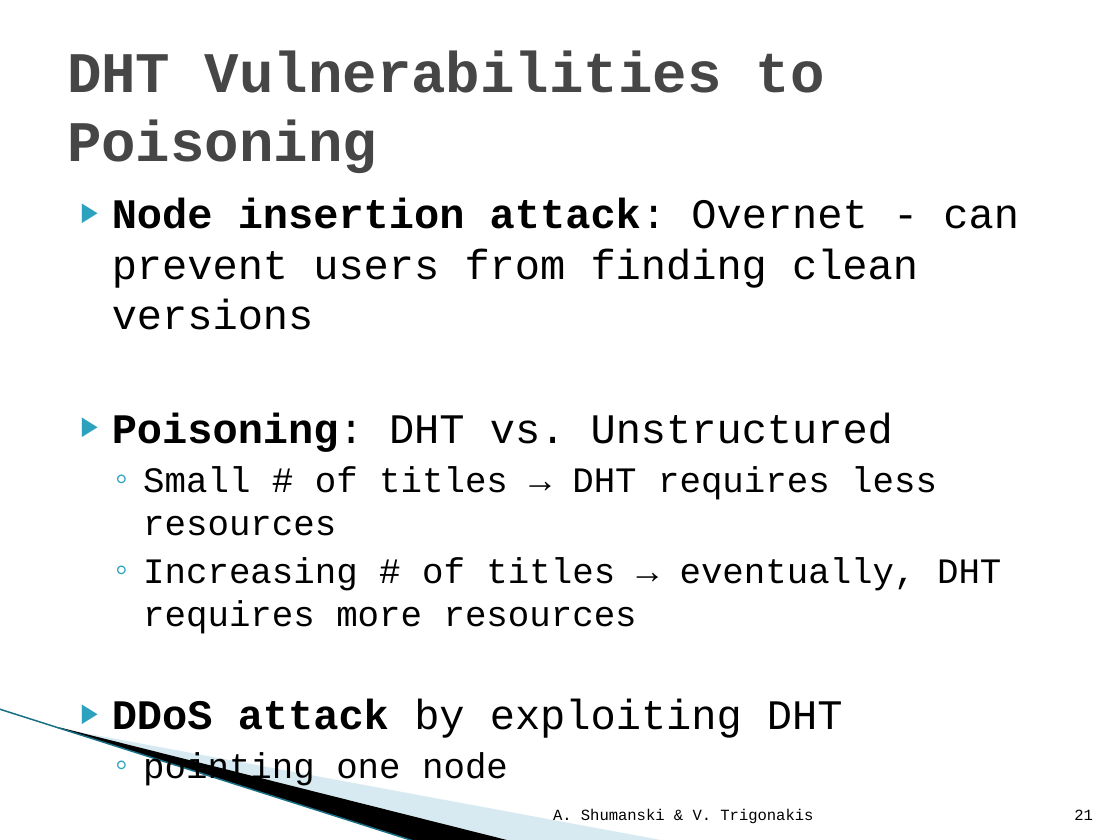
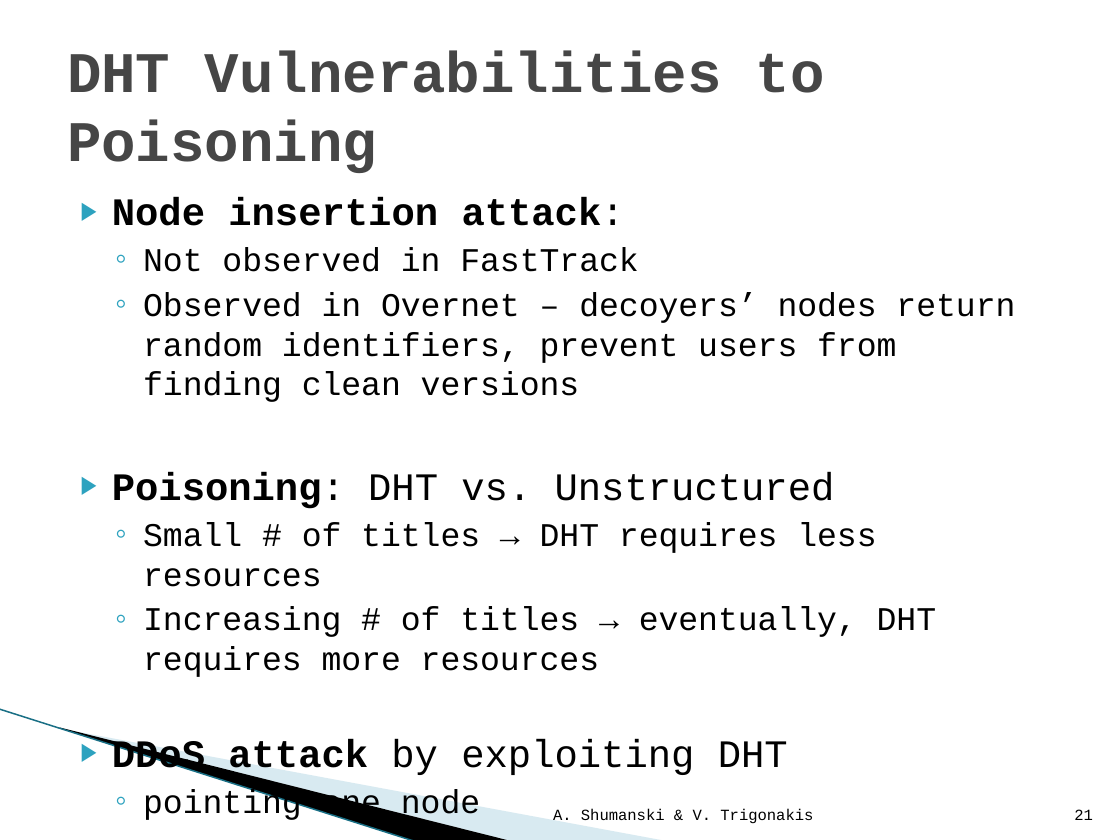
Before and after one commit to WinLAFS/kthsedsav, a slide deck: slide 21 of P2P/labs/documents/presentation/The Index Poisoning Attack in P2P File Sharing.pptx. Drawn at 1120x840 pixels with LibreOffice and Linux fonts; fonts in the diff are those of the drawing; background and template pictures are left out. Boxes give left, top, right and bottom in pixels: in the first picture for what was removed or moved away, otherwise in the second. Text is boxed around its words. In the diff, an @@ line names an element or a change of style, - is before the commit and + after.

```diff
--- a/P2P/labs/documents/presentation/The Index Poisoning Attack in P2P File Sharing.pptx
+++ b/P2P/labs/documents/presentation/The Index Poisoning Attack in P2P File Sharing.pptx
@@ text at box(112, 197, 1015, 402): text changed; size 27 to 21.3 pt @@
-▶ Node insertion attack: Overnet - can prevent users from finding clean versions
+▶ Node insertion attack:
+  ◦ Not observed in FastTrack
+  ◦ Observed in Overnet – decoyers’ nodes return random identifiers, prevent users from finding clean versions
@@ text at box(112, 472, 937, 822): size 27 to 25 pt in "Poisoning: DHT vs. Unstructured", "DDoS attack by exploiting DHT"; size 23 to 21.3 pt in "Small # of titles → DHT requires ...", "Increasing # of titles → eventually, DHT ...", "pointing one node" @@
```
Also in this commit, not shown: 4 other slides changed.
